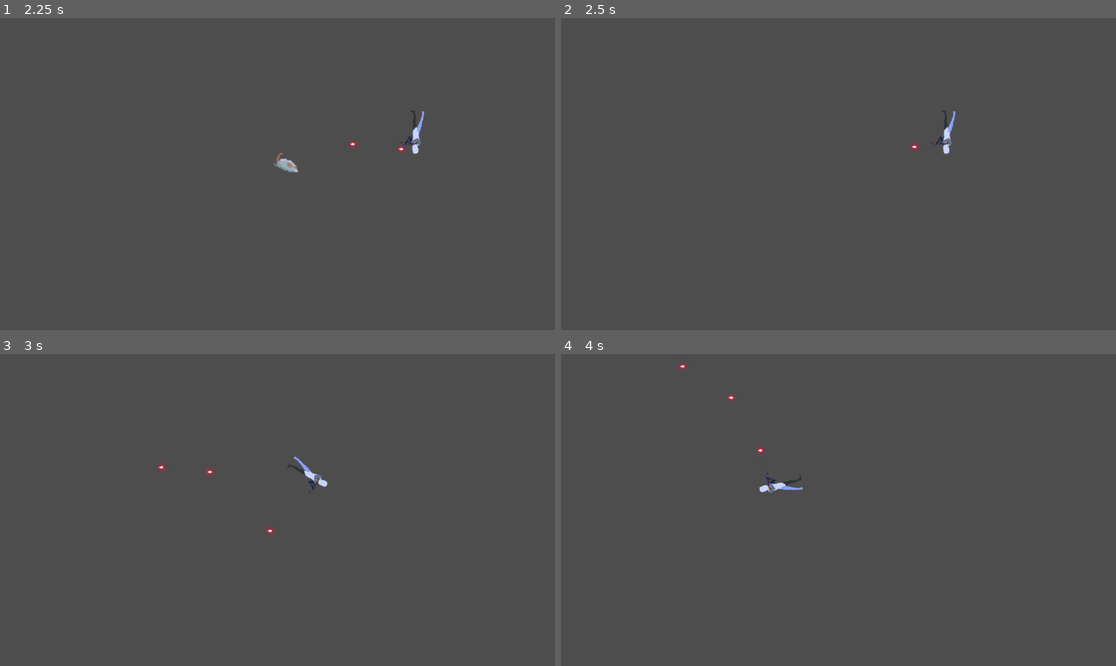
Above: before the commit, frames 1-4 (two rows, left to right).
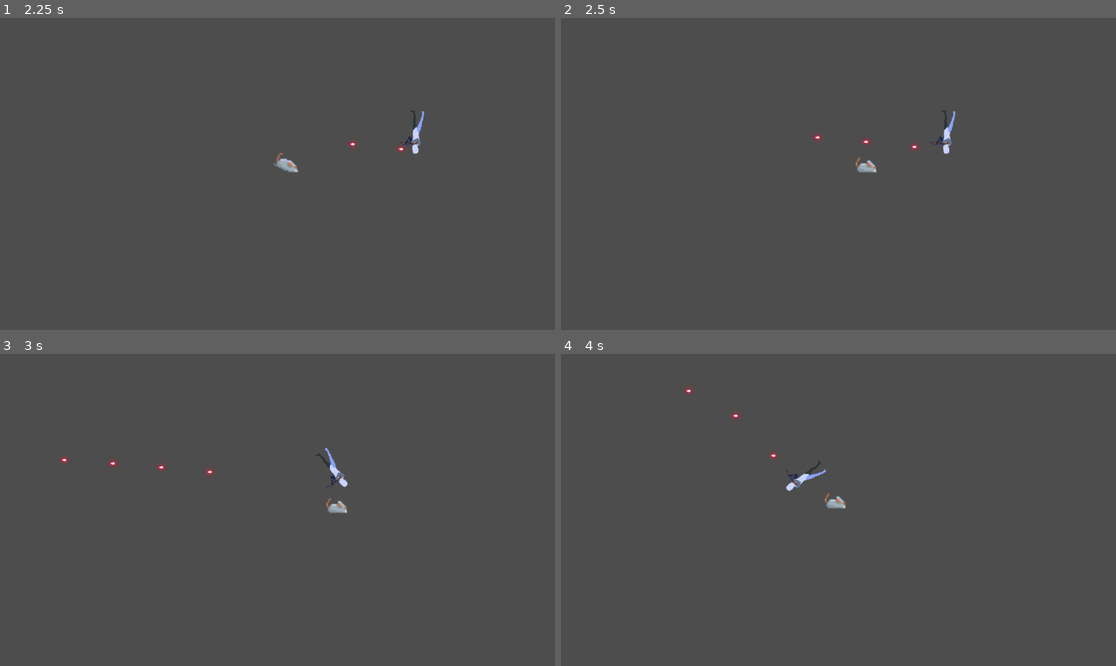
Above: after the commit, the same moments.

Repository: Jopsakee/PersonalGameProject
Game: Godot game, scene res://scenes/levels/test_room.tscn
The game is run twice, just before and just after one commit, with the same random seed, the same clock (stepped at 60 frames per second) and the same inputs.
Inputs (mouse positions are in pixels of both pictures, inside the frame that each line leads up to):
- Up to frame 1 (2.25 s): tap Enter (ui_accept) at 0.5, 0.77, 1.52 s; move the mouse to (249, 236) at 0.52 s; press the mouse at (249, 236) at 0.53 s; hold D (move_right) 0.53-2.03 s; move the mouse to (444, 220) at 1.27 s; release the mouse at (444, 220) at 1.28 s; click (444, 220) at 1.35 s; move the mouse to (111, 127) at 2.02 s; press the mouse at (111, 127) at 2.03 s; hold A (move_left) from 2.03 s (still down)
- Up to frame 2 (2.5 s): keep holding A (move_left)
- Up to frame 3 (3 s): keep holding A (move_left); move the mouse to (305, 510) at 2.77 s; release the mouse at (305, 510) at 2.78 s; click (305, 510) at 2.85 s
- Up to frame 4 (4 s): keep holding A (move_left); tap Enter (ui_accept) at 3.02, 3.77 s; move the mouse to (755, 432) at 3.52 s; press the mouse at (755, 432) at 3.53 s

Frame 1 is identical in both runs. In frame 2, 0.2% of the frame differs, in the area x 45-57%, y 37-50%; in frame 3, 0.5%; in frame 4, 0.6%, in the area x 21-52%, y 3-50%.

Commit message:
Rat AttackArea added

Diff:
--- a/personal-game-project/scenes/enemies/grunt.tscn
+++ b/personal-game-project/scenes/enemies/grunt.tscn
@@ -89,6 +89,9 @@
 
 [sub_resource type="CircleShape2D" id="CircleShape2D_uxy5n"]
 
+[sub_resource type="CircleShape2D" id="CircleShape2D_0woqi"]
+radius = 10.777856
+
 [node name="Grunt" type="CharacterBody2D" groups=["enemy"]]
 scale = Vector2(3, 3)
 script = ExtResource("1_a6gui")
@@ -98,4 +101,16 @@
 animation = &"run"
 
 [node name="CollisionShape2D" type="CollisionShape2D" parent="."]
+position = Vector2(1.6666667, 11.333334)
+scale = Vector2(0.82785165, 0.83896446)
 shape = SubResource("CircleShape2D_uxy5n")
+
+[node name="AttackArea" type="Area2D" parent="."]
+
+[node name="CollisionShape2D" type="CollisionShape2D" parent="AttackArea"]
+position = Vector2(1.6666665, 11.666666)
+scale = Vector2(0.9591883, 1.0301024)
+shape = SubResource("CircleShape2D_0woqi")
+
+[connection signal="body_entered" from="AttackArea" to="." method="_on_attack_area_body_entered"]
+[connection signal="body_exited" from="AttackArea" to="." method="_on_attack_area_body_exited"]
--- a/personal-game-project/scripts/enemies/grunt.gd
+++ b/personal-game-project/scripts/enemies/grunt.gd
@@ -3,33 +3,40 @@
 @export var move_speed: float = 150.0
 @export var max_health: int = 20
 
-var health: int
+@export var touch_damage: int = 10
+@export var attack_interval: float = 0.8
+
+var health: int = 0
 var target: Node2D = null
-var anim: AnimatedSprite2D
+var anim: AnimatedSprite2D = null
+
+var _attack_cooldown: float = 0.0
+var _player_in_range: Node2D = null
 
 
 func _ready() -> void:
 	health = max_health
 
-	# Find the player (player must be in "player" group)
+	# Player must be in "player" group
 	target = get_tree().get_first_node_in_group("player")
+	if target == null:
+		print("Grunt: no player found in group 'player'!")
 
-	# Cache the AnimatedSprite2D node
 	anim = $AnimatedSprite2D
-
-	# Start with idle animation if it exists
 	if anim:
 		anim.play("idle")
 
 
-func _physics_process(_delta: float) -> void:
+func _physics_process(delta: float) -> void:
+	_attack_cooldown -= delta
+
 	if target == null or not is_instance_valid(target):
 		velocity = Vector2.ZERO
 		move_and_slide()
 		return
 
+	# Movement toward the player
 	var dir: Vector2 = target.global_position - global_position
-
 	if dir.length() > 5.0:
 		velocity = dir.normalized() * move_speed
 	else:
@@ -37,7 +44,12 @@
 
 	move_and_slide()
 
-	# Animation based on movement
+	# Attack if player is inside AttackArea and cooldown is ready
+	if _player_in_range != null and _attack_cooldown <= 0.0:
+		_attack_cooldown = attack_interval
+		_attack_target()
+
+	# Animations
 	if anim:
 		if velocity.length() > 0.0:
 			if anim.animation != "run":
@@ -47,11 +59,38 @@
 				anim.play("idle")
 
 
+func _attack_target() -> void:
+	if _player_in_range == null or not is_instance_valid(_player_in_range):
+		return
+
+	if _player_in_range.has_method("apply_damage"):
+		print("Grunt: attacking player for ", touch_damage, " damage.")
+		_player_in_range.apply_damage(touch_damage)
+	else:
+		print("Grunt: body in range has no apply_damage()!")
+
+
 func apply_damage(amount: int) -> void:
 	health -= amount
+	print("Grunt took ", amount, " damage. Health: ", health, "/", max_health)
 	if health <= 0:
 		die()
 
 
 func die() -> void:
+	print("Grunt died.")
 	queue_free()
+
+
+func _on_attack_area_body_entered(body: Node2D) -> void:
+	# Only care about the player entering
+	if body.is_in_group("player"):
+		print("Grunt: player entered attack area.")
+		_player_in_range = body
+
+
+func _on_attack_area_body_exited(body: Node2D) -> void:
+	# If the player left, clear reference
+	if body == _player_in_range:
+		print("Grunt: player left attack area.")
+		_player_in_range = null
--- a/personal-game-project/scripts/player/player.gd
+++ b/personal-game-project/scripts/player/player.gd
@@ -5,7 +5,15 @@
 @export var bullet_scene: PackedScene
 @export var fire_rate: float = 6.0 # bullets per second
 
+@export var max_health: int = 100
+var health: int = 0
+
 var _fire_cooldown: float = 0.0
+
+
+func _ready() -> void:
+	# Initialize health
+	health = max_health
 
 
 func _physics_process(delta: float) -> void:
@@ -50,12 +58,23 @@
 	# Direction from player to mouse
 	var dir: Vector2 = (get_global_mouse_position() - global_position).normalized()
 
-	# Spawn a bit in front of the player so it's less likely to overlap
+	# Spawn slightly in front of the player so it doesn't collide with them
 	bullet.global_position = global_position + dir * 10.0
 
-	# Send direction to bullet
 	if bullet.has_method("set_direction"):
 		bullet.set_direction(dir)
 
-	# Add to the same parent as the player (level scene)
 	get_parent().add_child(bullet)
+
+
+func apply_damage(amount: int) -> void:
+	health -= amount
+	print("Player took ", amount, " damage. Health: ", health, "/", max_health)
+
+	if health <= 0:
+		die()
+
+
+func die() -> void:
+	print("Player died. Reloading scene.")
+	get_tree().reload_current_scene()
Not shown: 1 places in personal-game-project/scenes/enemies/grunt.tscn that only renumber resources
